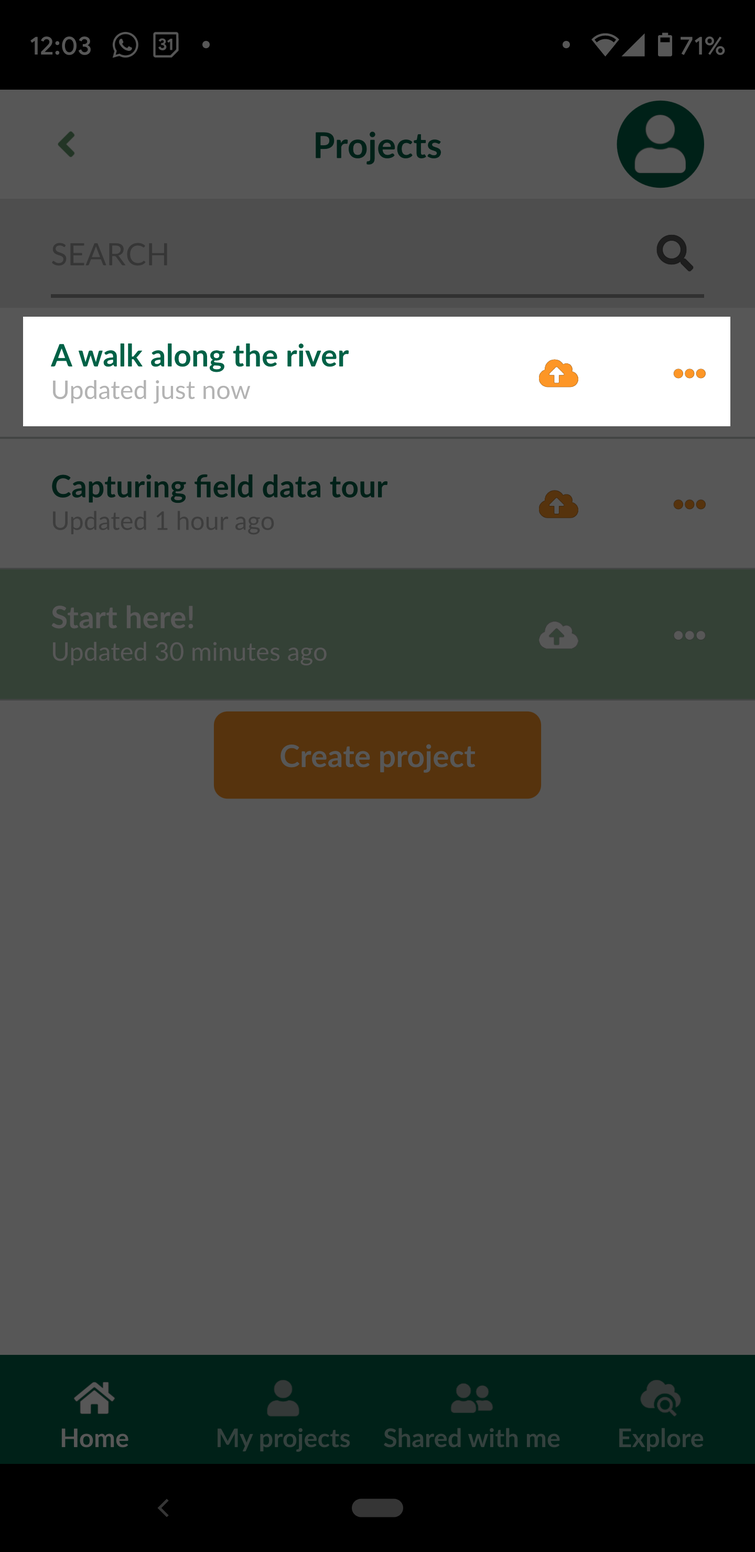
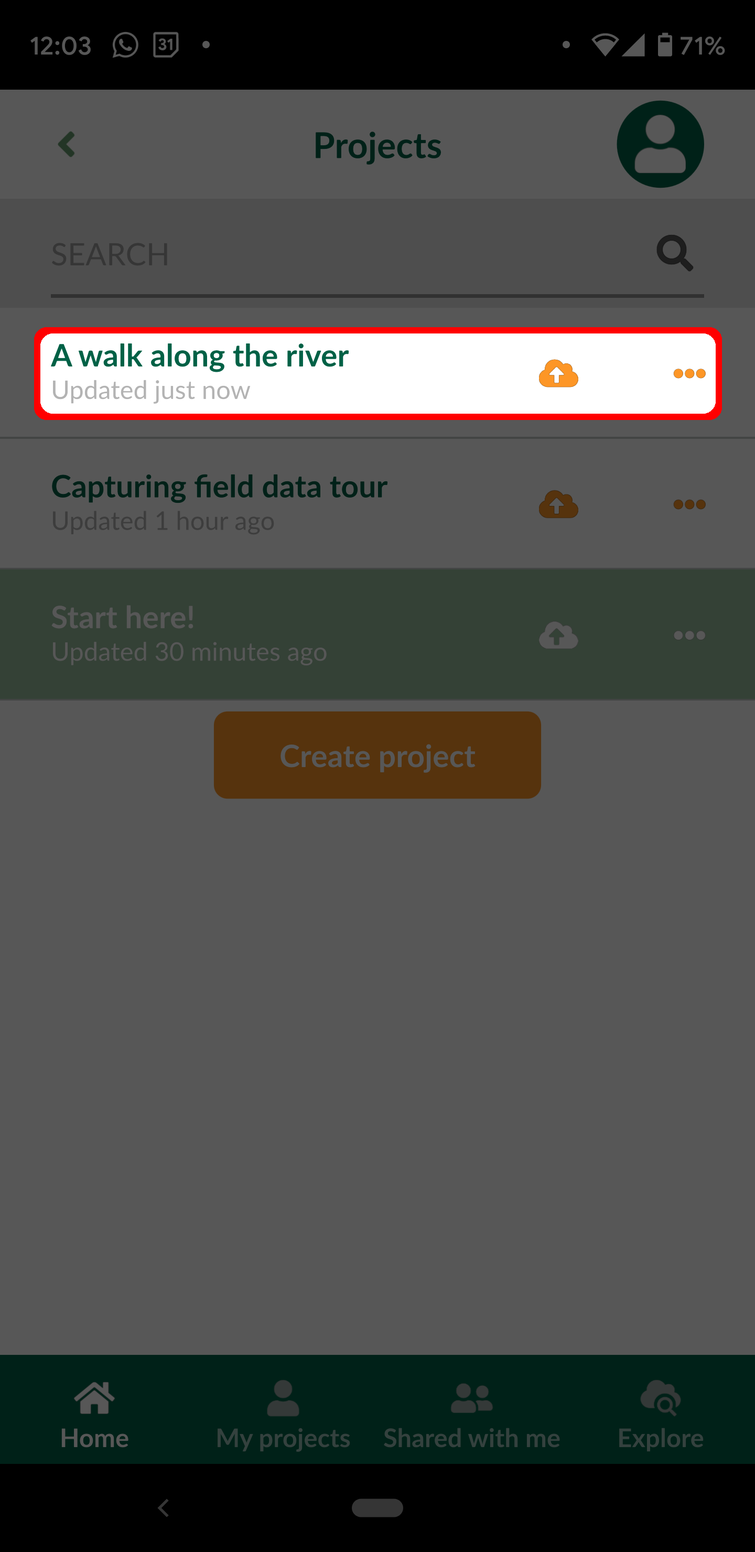
Layers edited between the first and the second 755px x 1552px image:
added layer "Red" above "Black" over [34, 327, 723, 421]
painted on "Black" over [23, 316, 731, 427]
